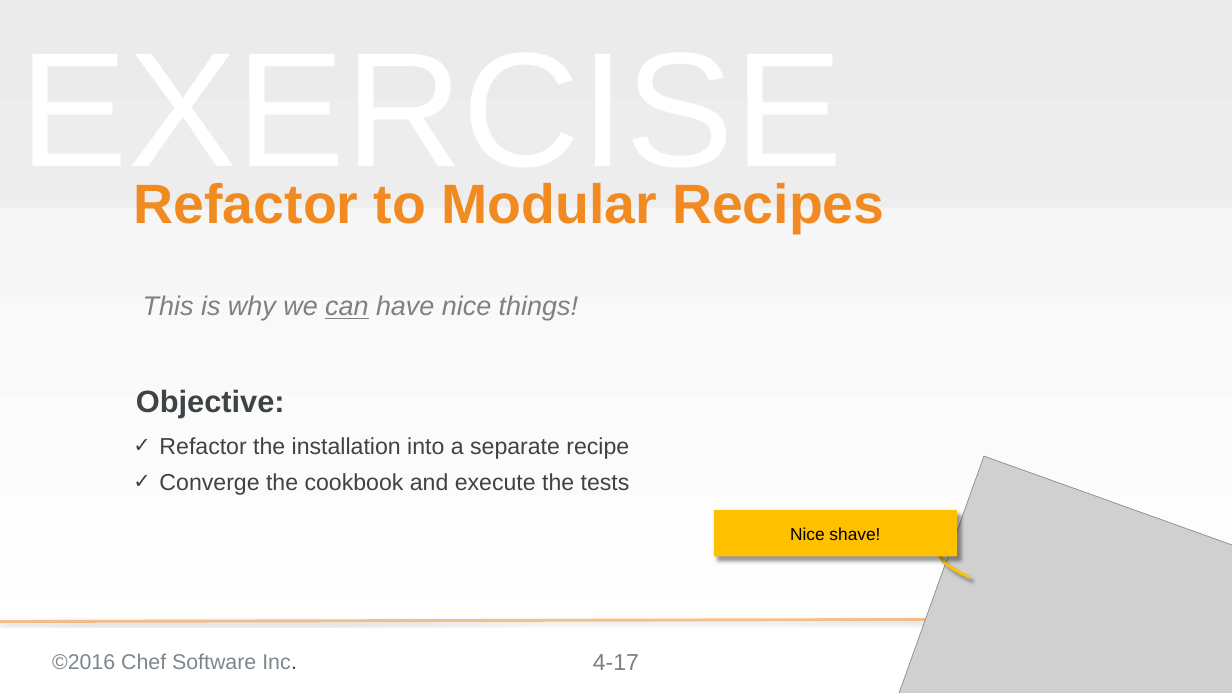
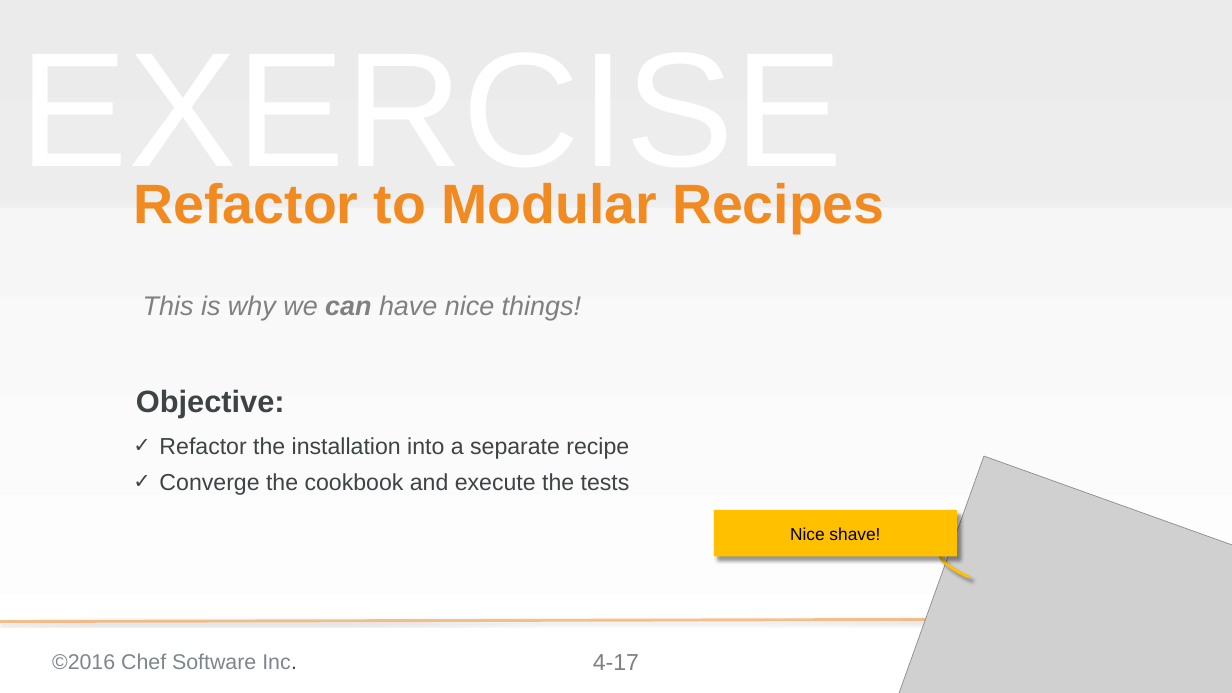
Before and after one commit to chef-training/test_driven_cookbook_development, a slide deck: slide 17 of 04-refactoring_cookbooks_with_tests.pptx. Drawn at 1232x693 pixels with LibreOffice and Linux fonts; fonts in the diff are those of the drawing; grey boxes stand for pictures; background and template pictures are left out. Boxes give left, top, right and bottom in pixels: in the first picture for what was removed or moved away, otherwise in the second. Text is boxed around its words. In the diff, an @@ line names an element or a change of style, - is before the commit and + after.

```diff
--- a/04-refactoring_cookbooks_with_tests.pptx
+++ b/04-refactoring_cookbooks_with_tests.pptx
@@ text "This is why we can ..." at [143, 295, 581, 320]: bold on, underline off in "can" @@
```
Also in this commit, not shown: 6 other slides changed.
